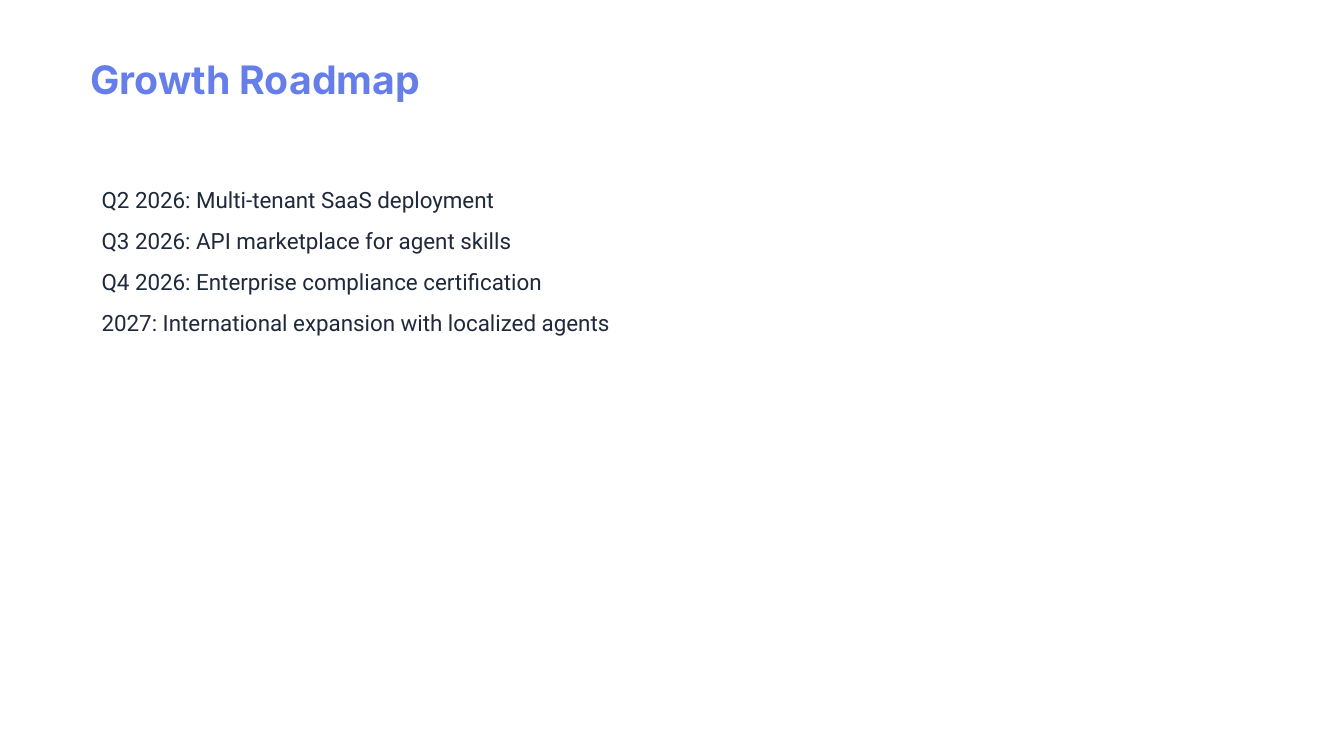
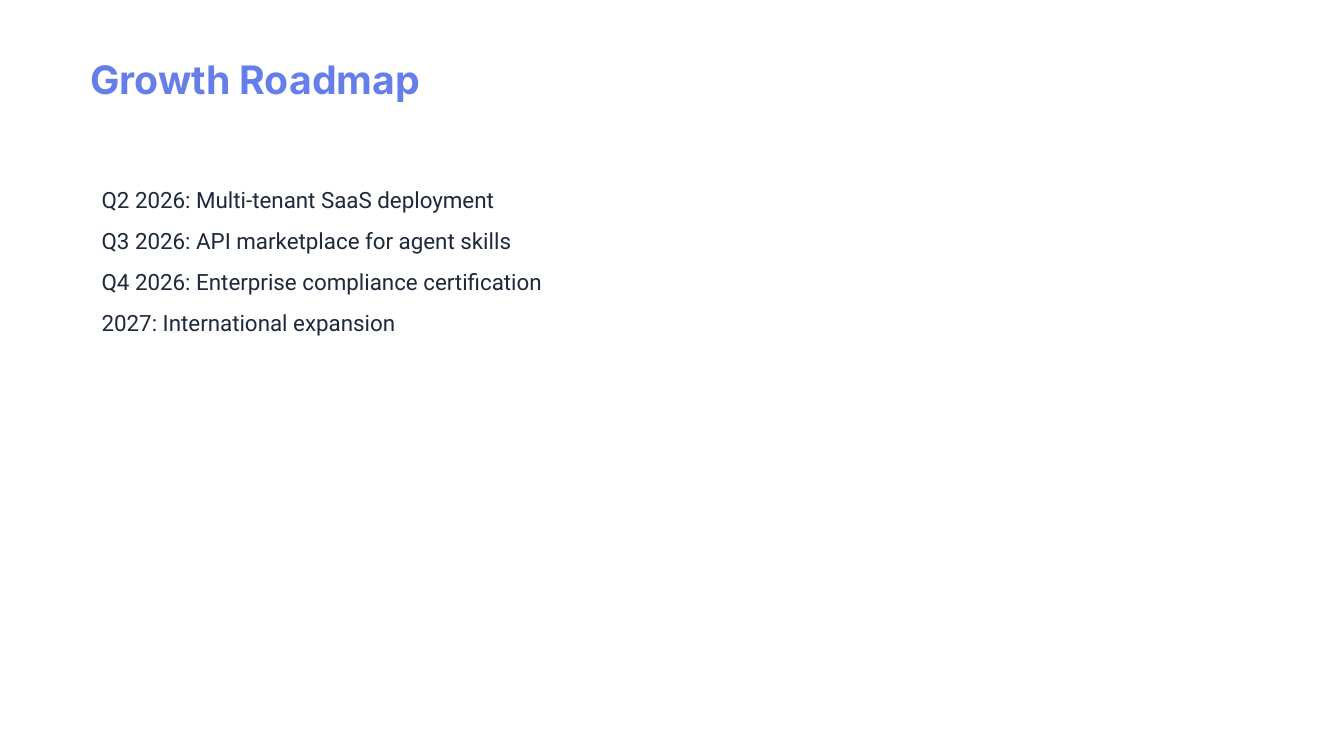
Before and after one commit to maurop70/Meta_App_Factory2, a slide deck: slide 7 of data/executive_reports/Delegate_AI_Investor_Pitch.pptx (slide 6 before the commit). Drawn at 1344x756 pixels with LibreOffice and Linux fonts; fonts in the diff are those of the drawing. Boxes give left, top, right and bottom in pixels: in the first picture for what was removed or moved away, otherwise in the second. Text is boxed around its words. In the diff, an @@ line names an element or a change of style, - is before the commit and + after.

```diff
--- a/data/executive_reports/Delegate_AI_Investor_Pitch.pptx
+++ b/data/executive_reports/Delegate_AI_Investor_Pitch.pptx
@@ text at (102, 314, 395, 336): text changed @@
-2027: International expansion with localized agents
+2027: International expansion
```
Also in this commit, not shown: 4 other slides changed, 2 slides added, 1 slide removed, 32 other files.
